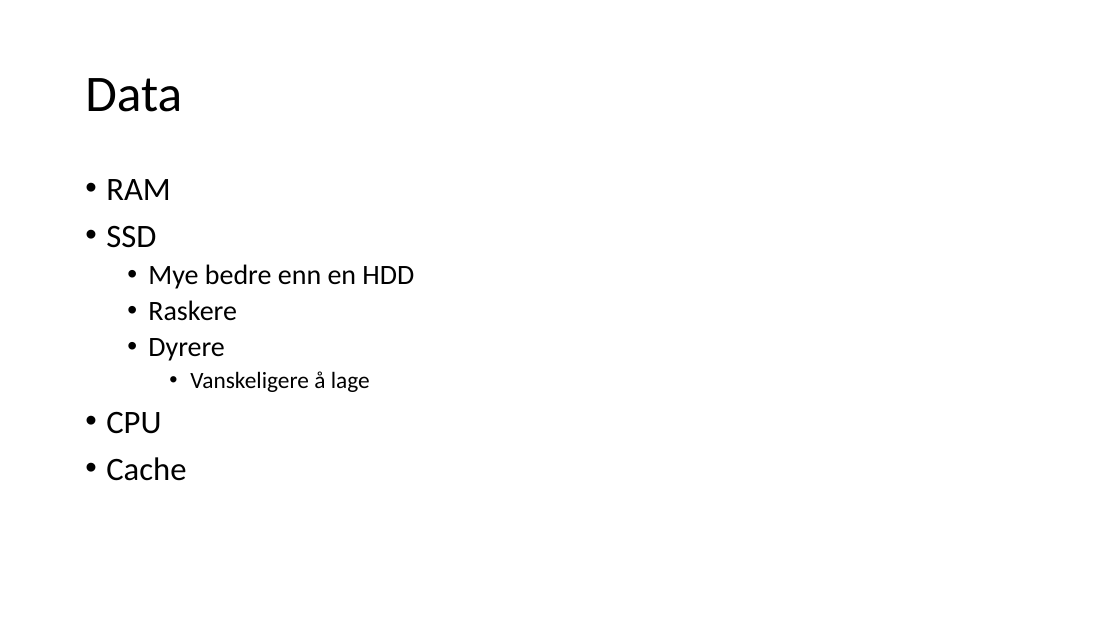
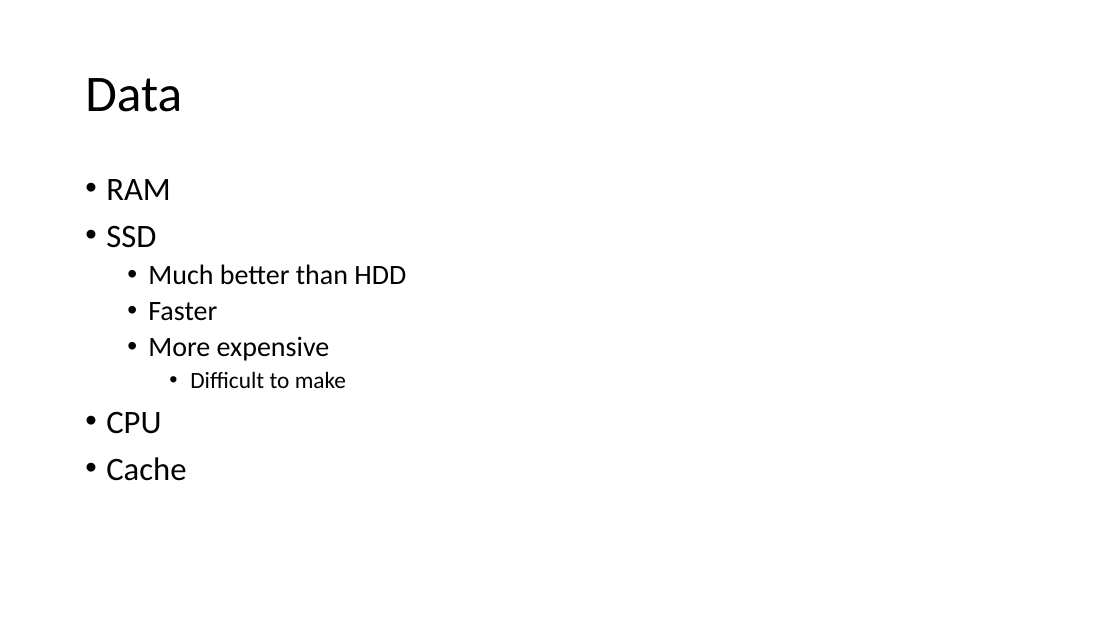
Before and after one commit to eivrei/feedy, a slide deck: slide 4 of server/temp/test_1.pptx (slide 3 before the commit). Drawn at 1120x630 pixels with LibreOffice and Linux fonts; fonts in the diff are those of the drawing. Boxes give left, top, right and bottom in pixels: in the first picture for what was removed or moved away, otherwise in the second. Text is boxed around its words. In the diff, an @@ line names an element or a change of style, - is before the commit and + after.

```diff
--- a/server/temp/test_1.pptx
+++ b/server/temp/test_1.pptx
@@ text at (148,264,406,388): text changed @@
-  • Mye bedre enn en HDD
-  • Raskere
-  • Dyrere
-    • Vanskeligere å lage
+  • Much better than HDD
+  • Faster
+  • More expensive
+    • Difficult to make
```
Also in this commit, not shown: 1 other slide changed, 4 slides added, 2 slides removed, 2 other files.
